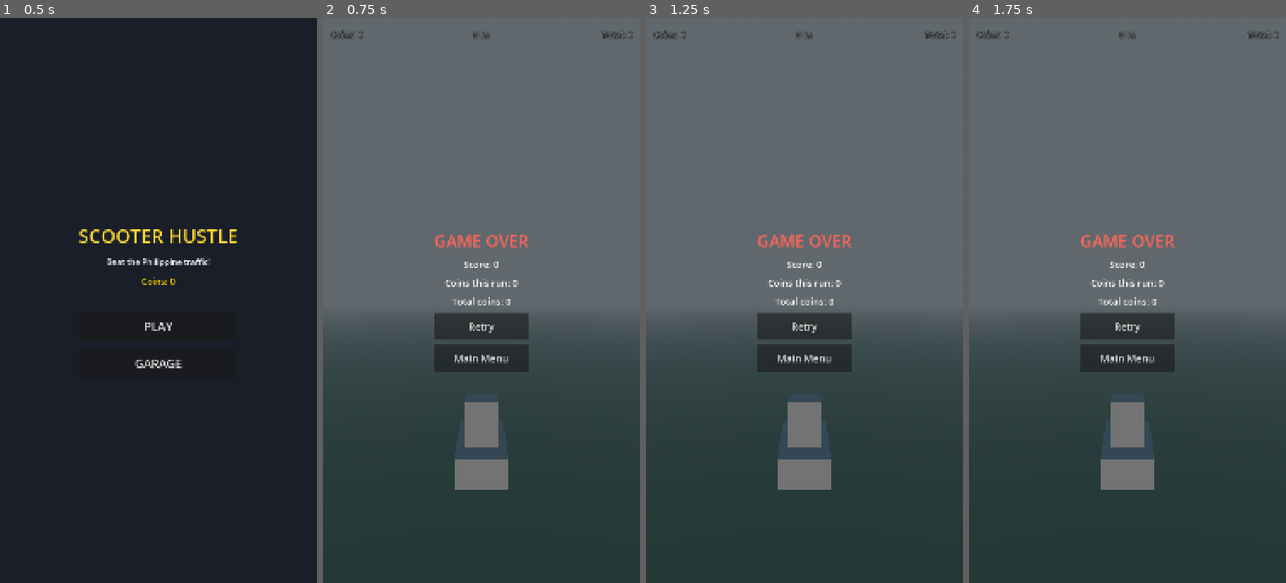
Above: before the commit, frames 1-4 (left to right).
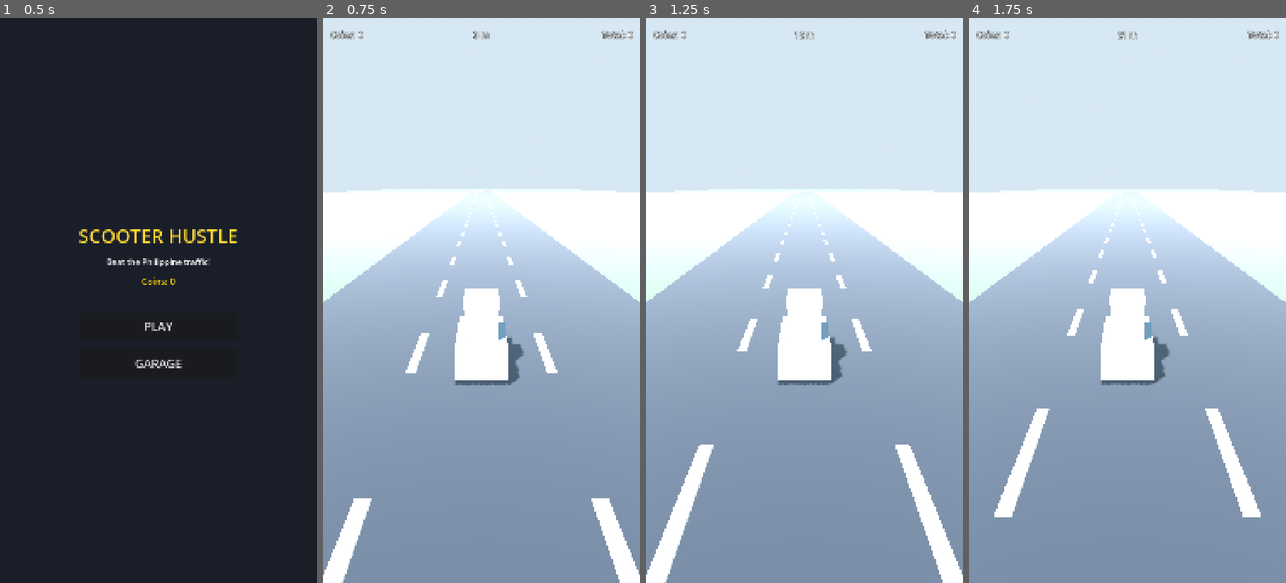
Above: after the commit, the same moments.

Repository: daveph74/ScooterHustle3d
Game: Godot game, scene res://ui/MainMenu.tscn
Two runs of this game, one before a commit and one after it. Both use one fixed random seed, a clock stepped at 60 frames per second and the inputs below.
Inputs (mouse positions are in pixels of both pictures, inside the frame that each line leads up to):
- Up to frame 1 (0.5 s): no input
- Up to frame 2 (0.75 s): click "PLAY" at 0.5 s
- Up to frame 3 (1.25 s): no input
- Up to frame 4 (1.75 s): click (1127, 328) at 1.25 s, where only the run before the commit has a clickable "Retry"

Frame 1 is identical in both runs. In frame 2, 100% of the frame differs, in the area x 0-100%, y 0-100%; in frame 3, 100%; in frame 4, 100%.
Error before the commit: Parse Error: Cannot infer the type of "dx" variable because the value doesn't have a set type. (res://vehicles/Player.gd:97)

Commit message:
Fix parser error in Player swipe handling
Cast InputEvent to its concrete subtype before reading .position so the
type can be inferred (var dx := ...). Resolves the "Cannot infer the type
of dx" parser error at Player.gd:97.

Co-Authored-By: Claude Opus 4.8 <noreply@anthropic.com>
Claude-Session: https://claude.ai/code/session_01PHLVEVPJpfCS2xU3BfnMgD

Diff:
--- a/vehicles/Player.gd
+++ b/vehicles/Player.gd
@@ -85,16 +85,20 @@
 		return
 
 	if event is InputEventScreenTouch:
-		if event.pressed:
+		# Cast to the specific event type so the compiler knows it has a
+		# "position" property (otherwise the type can't be inferred).
+		var touch := event as InputEventScreenTouch
+		if touch.pressed:
 			# Finger went down - remember where.
 			_touching = true
-			_touch_start_x = event.position.x
+			_touch_start_x = touch.position.x
 		else:
 			_touching = false
 
 	elif event is InputEventScreenDrag and _touching:
 		# Finger is moving - did it travel far enough sideways to be a swipe?
-		var dx := event.position.x - _touch_start_x
+		var drag := event as InputEventScreenDrag
+		var dx := drag.position.x - _touch_start_x
 		if absf(dx) > SWIPE_MIN_PIXELS:
 			change_lane(1 if dx > 0.0 else -1)
 			# Require lifting the finger before another swipe so one drag only
